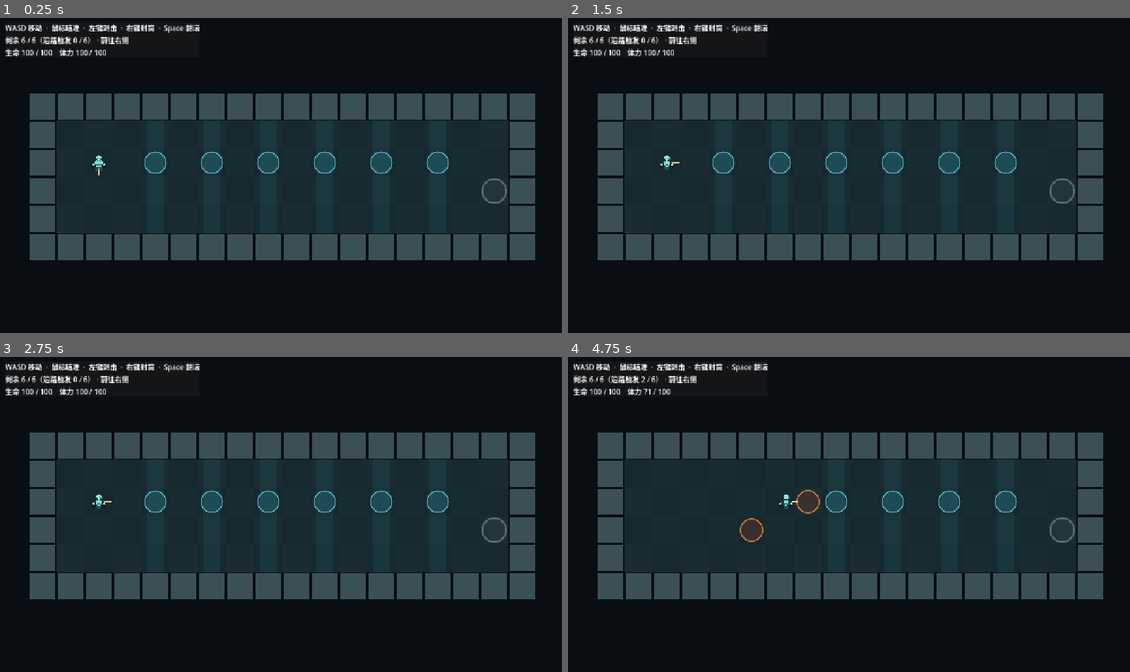
Above: before the commit, frames 1-4 (two rows, left to right).
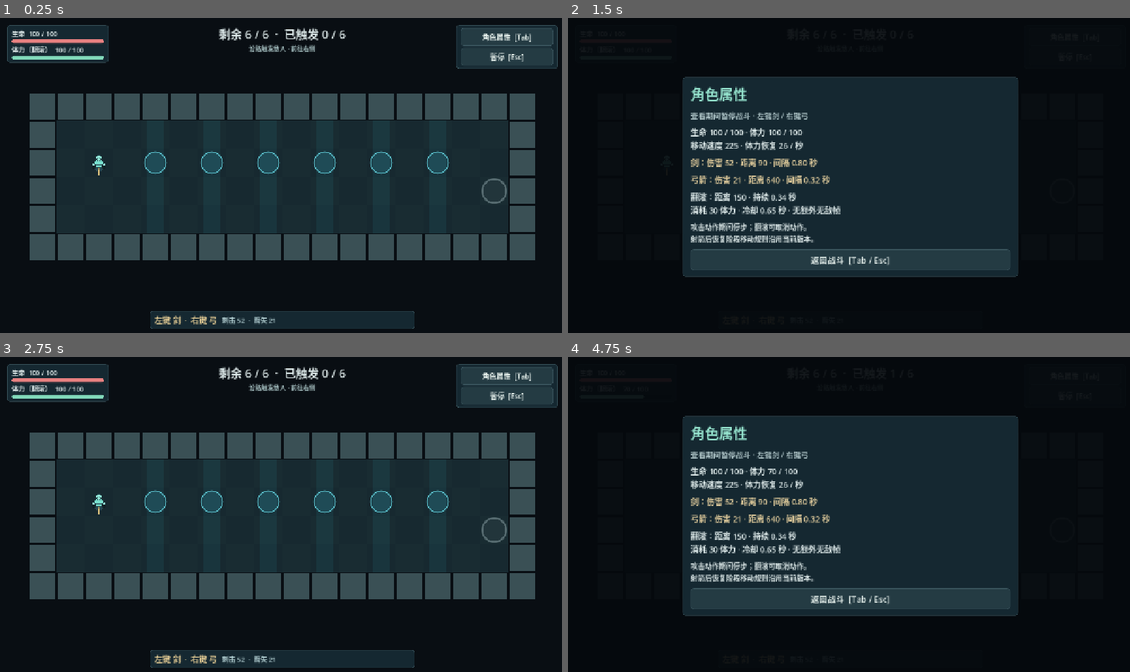
Above: after the commit, the same moments.

Repository: laoshiren912/wenjian
Game: Godot game, scene res://scenes/main_v32.tscn
Two runs of this game, one before a commit and one after it. Both use one fixed random seed, a clock stepped at 60 frames per second and the inputs below. Before the commit the project starts from res://scenes/corridor_trial.tscn.
Inputs (mouse positions are in pixels of both pictures, inside the frame that each line leads up to):
- Up to frame 1 (0.25 s): no input
- Up to frame 2 (1.5 s): click (1073, 36) at 0.5 s, where only the run after the commit has a clickable "角色属性 [Tab]"; click (1073, 55) at 1.25 s, where only the run after the commit has a clickable "暂停 [Esc]"
- Up to frame 3 (2.75 s): click (281, 599) at 2 s, where only the run after the commit has a clickable "返回战斗 [Tab / Esc]"
- Up to frame 4 (4.75 s): tap Enter at 2.75 s; move the mouse to (972, 498) at 2.77 s; press the mouse at (972, 498) at 2.78 s; hold D (move_right) 2.78-3.5 s; right-click (972, 498) at 3.05 s; release the mouse at (972, 498) at 3.5 s; drag from (736, 530) to (820, 580) at 3.52 s; tap Space (roll) at 4.25 s; move the mouse to (905, 445) at 4.27 s; hold D (move_right) from 4.28 s (still down); hold Space (roll) from 4.28 s (still down); click (905, 445) at 4.42 s; tap Tab (stats, bound only after the commit) at 4.55 s

The runs differ from the first frame. In frame 1, 8.1% of the frame differs, in the area x 1-100%, y 1-99%; in frame 2, 34%; in frame 3, 8.2%; in frame 4, 34%, in the area x 1-96%, y 1-83%.

Commit message:
完成 V3.2 关卡基础与界面整合

Diff:
--- a/project.godot
+++ b/project.godot
@@ -11,7 +11,7 @@
 [application]
 
 config/name="像素幸存者"
-run/main_scene="res://scenes/corridor_trial.tscn"
+run/main_scene="res://scenes/main_v32.tscn"
 config/features=PackedStringArray("4.7", "GL Compatibility")
 config/icon="res://icon.svg"
 
--- /dev/null
+++ b/scenes/main_v32.tscn
@@ -0,0 +1,26 @@
+[gd_scene load_steps=5 format=3]
+
+[ext_resource type="Script" path="res://scripts/room_game.gd" id="1"]
+[ext_resource type="Script" path="res://scripts/corridor_world.gd" id="2"]
+[ext_resource type="Script" path="res://scripts/combat_feedback.gd" id="3"]
+[ext_resource type="Script" path="res://scripts/room_hud.gd" id="4"]
+
+[node name="RoomGame" type="Node2D"]
+process_mode = 3
+script = ExtResource("1")
+
+[node name="World" type="Node2D" parent="."]
+process_mode = 1
+script = ExtResource("2")
+
+[node name="CombatFeedback" type="Node2D" parent="World"]
+z_index = 20
+script = ExtResource("3")
+
+[node name="Camera2D" type="Camera2D" parent="."]
+process_mode = 1
+position = Vector2(1280, 960)
+
+[node name="HUD" type="CanvasLayer" parent="."]
+process_mode = 3
+script = ExtResource("4")
--- a/scripts/corridor_trial.gd
+++ b/scripts/corridor_trial.gd
@@ -33,7 +33,7 @@
 	feedback.camera = $Camera2D
 	player.died.connect(_on_player_died)
 	player.damage_received.connect(func(amount: float): feedback.show_damage(player.global_position, amount, true))
-	restart_button.hide()
+	_set_restart_visible(false)
 	world.queue_redraw()
 	_update_status()
 
@@ -109,7 +109,10 @@
 	if world.portal_open and player.global_position.distance_to(world.cell_center(world.PORTAL_CELL)) < 34.0:
 		phase = "cleared"
 		status.text = "已抵达传送点 · 本次测试完成"
-		restart_button.show()
+		_set_restart_visible(true)
+
+func _set_restart_visible(visible: bool) -> void:
+	restart_button.visible = visible
 
 func _on_enemy_killed(_point: Vector2, _xp: int) -> void:
 	remaining -= 1
--- /dev/null
+++ b/scripts/room_game.gd
@@ -0,0 +1,120 @@
+extends "res://scripts/corridor_trial.gd"
+
+var menu_open := false
+var stats_open := false
+@onready var hud = $HUD
+
+func _setup_inputs() -> void:
+	super._setup_inputs()
+	for action in {"stats": KEY_TAB, "pause": KEY_ESCAPE}:
+		if not InputMap.has_action(action):
+			InputMap.add_action(action)
+			var key := InputEventKey.new()
+			key.physical_keycode = KEY_TAB if action == "stats" else KEY_ESCAPE
+			InputMap.action_add_event(action, key)
+
+func _build_ui() -> void:
+	status = hud.status_text
+	hud.pause_requested.connect(toggle_pause)
+	hud.stats_requested.connect(toggle_stats)
+	hud.resume_requested.connect(resume_room)
+	hud.restart_requested.connect(start_room)
+	feedback.hud_obstacles.assign(hud.combat_panels)
+
+func start_room() -> void:
+	get_tree().paused = false
+	menu_open = false
+	stats_open = false
+	# Actors include projectiles. Feedback lives outside Actors and needs its own reset.
+	for child in feedback.get_children():
+		child.free()
+	feedback.popups.clear()
+	feedback.bursts.clear()
+	feedback.shake_time = 0.0
+	feedback.shake_strength = 0.0
+	$Camera2D.offset = Vector2.ZERO
+	super.start_room()
+	hud.player = player
+	player.hurt.connect(hud.flash_damage)
+	hud.hurt_flash.color.a = 0.0
+	hud.notice_time = 0.0
+	hud.notice.text = ""
+	hud.update_room(remaining, total, triggered_count)
+
+func _set_restart_visible(visible: bool) -> void:
+	if visible:
+		_show_result(true)
+	else:
+		hud.hide_screen()
+
+func _physics_process(delta: float) -> void:
+	if not get_tree().paused:
+		super._physics_process(delta)
+
+func _process(_delta: float) -> void:
+	if is_instance_valid(player):
+		hud.update_room(remaining, total, triggered_count)
+
+func _update_status() -> void:
+	status.text = "敌人已清除 · 走到右侧传送点" if world.portal_open else "沿路触发敌人 · 前往右侧"
+
+func toggle_pause() -> void:
+	if menu_open:
+		resume_room()
+	elif phase == "combat":
+		menu_open = true
+		stats_open = false
+		get_tree().paused = true
+		hud.show_pause()
+
+func toggle_stats() -> void:
+	if menu_open:
+		resume_room()
+	elif phase == "combat":
+		menu_open = true
+		stats_open = true
+		get_tree().paused = true
+		hud.show_stats()
+
+func resume_room() -> void:
+	if not menu_open:
+		return
+	menu_open = false
+	stats_open = false
+	hud.hide_screen()
+	get_tree().paused = false
+
+func _on_player_died() -> void:
+	phase = "dead"
+	status.text = "角色倒下"
+	_show_result(false)
+
+func _show_result(completed: bool) -> void:
+	menu_open = false
+	stats_open = false
+	hud.update_room(remaining, total, triggered_count)
+	get_tree().paused = true
+	hud.show_room_result(completed, total - remaining, total)
+
+func _input(event: InputEvent) -> void:
+	if not event is InputEventKey or event.echo:
+		return
+	# OS-injected special keys can carry an unrelated scan code. Menu shortcuts
+	# use the logical key; player movement retains its existing physical bindings.
+	var code: int = event.keycode if event.keycode != 0 else event.physical_keycode
+	if get_tree().paused and code == KEY_SPACE:
+		get_viewport().set_input_as_handled()
+		return
+	if not event.pressed:
+		return
+	if phase in ["dead", "cleared"]:
+		if code in [KEY_ENTER, KEY_KP_ENTER, KEY_R]:
+			start_room()
+			get_viewport().set_input_as_handled()
+		return
+	if code == KEY_ESCAPE or event.is_action_pressed("pause"):
+		toggle_pause()
+		get_viewport().set_input_as_handled()
+	elif code == KEY_TAB or event.is_action_pressed("stats"):
+		toggle_stats()
+		get_viewport().set_input_as_handled()
--- /dev/null
+++ b/scripts/room_hud.gd
@@ -0,0 +1,41 @@
+extends "res://scripts/hud.gd"
+
+# Reuse the V3.1 layout; the room prototype exposes only its active systems.
+func _ready() -> void:
+	super._ready()
+	xp_text.get_parent().hide()
+	manual_text.hide()
+	for button in root.find_children("*", "Button", true, false):
+		button.focus_mode = Control.FOCUS_NONE
+
+func update_room(remaining: int, total: int, triggered: int) -> void:
+	update_game(0.0, total - remaining, 0.0)
+	timer_text.text = "剩余 %d / %d  ·  已触发 %d / %d" % [remaining, total, triggered, total]
+	weapon_detail.text = "刺击 %.0f  ·  箭矢 %.0f" % [float(SurvivorWeapon.DATA[0].damage) * player.damage_multiplier, float(SurvivorWeapon.DATA[2].damage) * player.damage_multiplier]
+
+func show_pause(_gold: int = -1) -> void:
+	var box := _screen("已暂停", "V3.2 · 关卡式基础整合")
+	box.add_child(_modal_label("WASD 移动 · 鼠标瞄准\n左键刺击 · 右键射箭 · 按住连续攻击\nSpace 翻滚 · Tab 查看属性 · Esc 继续\n\n沿路触发敌人，清除全部敌人后前往右侧传送点。", 18))
+	_add_button(box, "继续  [Esc]", func(): resume_requested.emit())
+	_add_button(box, "重新开始", func(): restart_requested.emit())
+
+func show_stats() -> void:
+	var box := _screen("角色属性", "查看期间暂停战斗 · 左键剑 / 右键弓")
+	box.add_child(_modal_label("生命 %.0f / %.0f · 体力 %.0f / %.0f\n移动速度 %.0f · 体力恢复 %.0f / 秒" % [player.health, player.max_health, player.stamina, player.max_stamina, player.speed, player.stamina_regen], 18))
+	for index in [0, 2]:
+		var data: Dictionary = SurvivorWeapon.DATA[index]
+		box.add_child(_modal_label("%s：伤害 %.0f · 距离 %.0f · 间隔 %.2f 秒" % [data.name, float(data.damage) * player.damage_multiplier, float(data.reach) + player.reach_bonus, float(data.cooldown) / player.attack_speed_multiplier], 18, Color("e1cc9c")))
+	box.add_child(_modal_label("翻滚：距离 %.0f · 持续 %.2f 秒\n消耗 %.0f 体力 · 冷却 %.2f 秒 · 无额外无敌帧" % [player.roll_distance, player.roll_duration, player.roll_stamina_cost, player.roll_cooldown], 18))
+	box.add_child(_modal_label("攻击动作期间停步；翻滚可取消动作。\n射箭后恢复阶段移动规则沿用当前版本。", 16))
+	_add_button(box, "返回战斗  [Tab / Esc]", func(): resume_requested.emit())
+
+func show_room_result(completed: bool, kills: int, total: int) -> void:
+	var box := _screen("本次测试完成" if completed else "角色倒下", "已抵达传送点；下一张地图尚未接入。" if completed else "生命耗尽，可以重新挑战。")
+	box.add_child(_modal_label("击败敌人 %d / %d" % [kills, total], 24))
+	_add_button(box, "重新开始  [Enter / R]", func(): restart_requested.emit())
+
+func _add_button(box: VBoxContainer, text: String, callback: Callable) -> void:
+	var button := PrototypeUI.button(text, callback)
+	# Space belongs to rolling; it must never activate a menu button.
+	button.focus_mode = Control.FOCUS_NONE
+	box.add_child(button)
--- a/tests/corridor_trial.gd
+++ b/tests/corridor_trial.gd
@@ -12,7 +12,7 @@
 	call_deferred("run")
 
 func run() -> void:
-	check(ProjectSettings.get_setting("application/run/main_scene") == "res://scenes/corridor_trial.tscn", "F5 starts corridor")
+	check(ResourceLoader.exists("res://scenes/corridor_trial.tscn"), "original corridor remains available")
 	var room = load("res://scenes/corridor_trial.tscn").instantiate()
 	root.add_child(room)
 	await process_frame
--- /dev/null
+++ b/tests/room_base.gd
@@ -0,0 +1,219 @@
+extends SceneTree
+
+# Controlled input/state fixtures, not a human playthrough.
+var checks := 0
+var failures := 0
+var game: Node
+
+func _initialize() -> void:
+	run.call_deferred()
+
+func check(ok: bool, message: String) -> void:
+	checks += 1
+	if not ok:
+		failures += 1
+	print(("PASS: " if ok else "FAIL: ") + message)
+
+func frames(count: int = 3) -> void:
+	for i in range(count):
+		await physics_frame
+	await process_frame
+
+func key(code: int, pressed: bool = true) -> void:
+	var event := InputEventKey.new()
+	event.physical_keycode = code
+	event.keycode = code
+	event.pressed = pressed
+	root.push_input(event, true)
+
+func mouse(pressed: bool, point: Vector2, right: bool = false) -> void:
+	var action := "ranged_attack" if right else "attack"
+	if pressed:
+		Input.action_press(action)
+	else:
+		Input.action_release(action)
+	var event := InputEventMouseButton.new()
+	event.button_index = MOUSE_BUTTON_RIGHT if right else MOUSE_BUTTON_LEFT
+	event.position = point
+	event.global_position = point
+	event.pressed = pressed
+	root.push_input(event, true)
+
+func button(prefix: String) -> Button:
+	for candidate in game.hud.root.find_children("*", "Button", true, false):
+		if candidate.is_visible_in_tree() and candidate.text.begins_with(prefix):
+			return candidate
+	assert(false, "Missing button " + prefix)
+	return null
+
+func click(prefix: String) -> void:
+	var point := button(prefix).get_global_rect().get_center()
+	mouse(true, point)
+	await frames()
+	mouse(false, point)
+	await frames()
+
+func visible_text(node: Node) -> String:
+	var result := ""
+	if node is Control and not node.is_visible_in_tree():
+		return result
+	if node is Label or node is Button:
+		result += node.text + "\n"
+	for child in node.get_children():
+		result += visible_text(child)
+	return result
+
+func snapshot(name: String) -> void:
+	await frames()
+	var bounds := Rect2(Vector2.ZERO, game.hud.root.size).grow(1)
+	for panel in game.hud.combat_panels:
+		check(bounds.encloses(panel.get_global_rect()), name + " HUD fits viewport")
+	if game.hud.overlay.visible:
+		check(bounds.encloses(game.hud.modal_panel.get_global_rect()), name + " modal fits viewport")
+	var text := visible_text(game.hud.root)
+	for inactive in ["金币", "技能点", "秘籍", "GM", "选择职业", "商店", "Lv."]:
+		check(not inactive in text, name + " hides " + inactive)
+	if OS.get_cmdline_user_args().has("--visual"):
+		await RenderingServer.frame_post_draw
+		root.get_texture().get_image().save_png("res://artifacts/runtime/v32_visual/" + name + ".png")
+
+func run() -> void:
+	check(ProjectSettings.get_setting("application/run/main_scene") == "res://scenes/main_v32.tscn", "F5 starts V3.2")
+	for path in ["main_v31", "main", "corridor_trial"]:
+		check(load("res://scenes/" + path + ".tscn") != null, path + " remains loadable")
+	game = load("res://scenes/main_v32.tscn").instantiate()
+	root.add_child(game)
+	current_scene = game
+	await frames()
+	check(not paused and not game.hud.overlay.visible and game.player.dual_attack_enabled, "direct single-hero entry")
+	check(game.player.speed == 225.0 and game.player.collision_mask == 5 and game.total == 6, "movement collision and six enemies preserved")
+	await click("暂停")
+	check(paused and game.menu_open and game.player.weapon.attack_count == 0, "HUD pause consumes click")
+	await click("继续")
+	check(not paused and game.player.weapon.attack_count == 0, "resume consumes click")
+	await click("角色属性")
+	check(paused and game.stats_open and game.player.weapon.attack_count == 0, "stats consumes click")
+	await click("返回战斗")
+	check(not paused, "stats button resumes")
+	key(KEY_SPACE)
+	await frames(2)
+	check(game.player.is_rolling() and not paused and game.player.stamina < 100.0, "Space rolls after menu clicks instead of activating buttons")
+	key(KEY_SPACE, false)
+	await frames(30)
+	key(KEY_TAB)
+	check(paused and game.stats_open, "Tab opens stats")
+	key(KEY_TAB, false)
+	key(KEY_TAB)
+	check(not paused, "Tab closes stats")
+	key(KEY_TAB, false)
+	var synthetic_tab := InputEventKey.new()
+	synthetic_tab.keycode = KEY_TAB
+	synthetic_tab.physical_keycode = KEY_SHIFT
+	synthetic_tab.pressed = true
+	root.push_input(synthetic_tab, true)
+	check(paused and game.stats_open, "logical Tab works with an OS-injected mismatched scan code")
+	key(KEY_ESCAPE)
+	key(KEY_ESCAPE, false)
+	check(not paused, "Esc returns from synthetic Tab stats")
+	mouse(true, Vector2(640, 380))
+	await frames(55)
+	check(game.player.weapon.attack_count >= 2, "held sword still repeats")
+	key(KEY_ESCAPE)
+	check(paused and not game.player._attack_held, "pause clears held sword")
+	key(KEY_ESCAPE, false)
+	key(KEY_ESCAPE)
+	key(KEY_ESCAPE, false)
+	var attacks: int = game.player.weapon.attack_count
+	await frames(55)
+	check(game.player.weapon.attack_count == attacks, "resume does not repeat old hold")
+	mouse(false, Vector2(640, 380))
+	mouse(true, Vector2(640, 380), true)
+	await frames()
+	check(game.player.ranged_weapon.attack_count > 0, "right click fires arrow")
+	game.player.notification(Node.NOTIFICATION_WM_WINDOW_FOCUS_OUT)
+	check(not game.player._ranged_held and not game.player._attack_held, "focus-loss handler clears holds (simulated notification)")
+	mouse(false, Vector2(640, 380), true)
+	game.start_room()
+	# Queue an emergence and a projectile, then prove both clocks stop under pause.
+	game.player.global_position.x = game.world.cell_center(Vector2i(15, 14)).x
+	await frames(2)
+	check(game.encounters.size() == 1 and game.encounters[0].state == "warning", "walking over trigger starts warning")
+	game.player.global_position = game.world.cell_center(Vector2i(13, 14))
+	var projectile = load("res://scenes/projectile.tscn").instantiate()
+	game.world.actors.add_child(projectile)
+	projectile.global_position = game.player.global_position + Vector2(0, 20)
+	game.feedback.show_damage(game.player.global_position, 1, false)
+	game.toggle_pause()
+	var warning_time: float = game.encounters[0].time
+	var projectile_position: Vector2 = projectile.position
+	var player_position: Vector2 = game.player.position
+	var popup_age: float = game.feedback.popups[0].age
+	await frames(10)
+	check(game.encounters[0].time == warning_time and projectile.position == projectile_position and game.player.position == player_position and game.feedback.popups[0].age == popup_age, "pause freezes emergence projectile player and feedback")
+	await click("重新开始")
+	check(not paused and game.remaining == 6 and game.encounters.is_empty() and game.world.actors.get_child_count() == 1 and game.feedback.popups.is_empty() and game.feedback.bursts.is_empty() and game.get_node("Camera2D").offset == Vector2.ZERO, "pause restart cleans actors projectiles feedback and camera")
+	# Exercise all six inherited encounters through the new controller.
+	game.set_physics_process(false)
+	game.player.set_physics_process(false)
+	for i in range(6):
+		game.player.global_position.x = game.world.cell_center(Vector2i(game.world.TRIGGER_X[i], 14)).x
+		game._physics_process(0.01)
+		var entry: Dictionary = game.encounters[i]
+		var enemy: SurvivorEnemy = entry.enemy
+		check(enemy.encounter_id == -1 and not enemy.dodge_enabled and enemy.emerging, "trigger %d preserves current AI and protection" % i)
+		game._physics_process(0.61)
+		game.player.global_position = enemy.global_position
+		game._physics_process(0.61)
+		check(entry.state == "rising" and enemy.collision_layer == 0, "trigger %d waits for occupied spawn" % i)
+		game.player.global_position = game.world.cell_center(Vector2i(13, 14))
+		game._physics_process(0.01)
+		enemy.set_physics_process(false)
+		check(entry.state == "active" and not enemy.emerging, "trigger %d activates" % i)
+		enemy.take_damage(10000, Vector2.ZERO)
+		await process_frame
+		check(game.world.portal_open == (i == 5) and not paused, "trigger %d exit gating without automatic result" % i)
+	check(game.player.level == 1 and game.player.skill_points == 0 and game.player.manuals.is_empty(), "no growth or manuals enabled")
+	game.player.global_position = game.world.cell_center(game.world.PORTAL_CELL)
+	game._physics_process(0.01)
+	check(paused and game.phase == "cleared" and game.hud.overlay.visible, "portal opens completed modal and pauses world")
+	key(KEY_SPACE)
+	key(KEY_SPACE, false)
+	await frames()
+	check(game.phase == "cleared" and paused, "Space cannot restart result")
+	key(KEY_ENTER)
+	key(KEY_ENTER, false)
+	check(game.phase == "combat" and not paused and not game.world.portal_open, "Enter restarts completed room")
+	game.player.take_damage(10000, Vector2.ZERO)
+	check(game.phase == "dead" and paused, "death pauses and shows result")
+	key(KEY_R)
+	key(KEY_R, false)
+	check(game.phase == "combat" and not paused and game.player.health == 100.0, "R restarts death")
+	for dimensions in [Vector2i(960, 540), Vector2i(1280, 720)]:
+		root.size = dimensions
+		game.start_room()
+		var suffix := "%dx%d" % [dimensions.x, dimensions.y]
+		await snapshot("combat_" + suffix)
+		game.toggle_pause()
+		await snapshot("pause_" + suffix)
+		game.resume_room()
+		game.toggle_stats()
+		await snapshot("stats_" + suffix)
+		game.resume_room()
+		game.player.take_damage(10000, Vector2.ZERO)
+		await snapshot("dead_" + suffix)
+		game.start_room()
+		game.phase = "cleared"
+		game.remaining = 0
+		game.triggered_count = game.total
+		game.world.triggered.assign([true, true, true, true, true, true])
+		game.world.portal_open = true
+		game.world.queue_redraw()
+		game.player.global_position = game.world.cell_center(game.world.PORTAL_CELL)
+		game._update_status()
+		game._show_result(true)
+		await snapshot("complete_" + suffix)
+	paused = false
+	game.queue_free()
+	await process_frame
+	print("ROOM BASE: %d checks, %d failures; controlled fixtures, not human playtest" % [checks, failures])
+	quit(1 if failures else 0)
--- /dev/null
+++ b/tests/room_desktop_probe.gd
@@ -0,0 +1,18 @@
+extends SceneTree
+
+# Diagnostic for OS-level injected keys, not a normal-difficulty playthrough.
+class KeyProbe extends Node:
+	func _input(event: InputEvent) -> void:
+		if event is InputEventKey and event.pressed:
+			print("DESKTOP KEY code=%d physical=%d stats=%s pause=%s" % [event.keycode, event.physical_keycode, event.is_action_pressed("stats"), event.is_action_pressed("pause")])
+
+func _initialize() -> void:
+	start.call_deferred()
+
+func start() -> void:
+	var game = load("res://scenes/main_v32.tscn").instantiate()
+	root.add_child(game)
+	current_scene = game
+	var probe := KeyProbe.new()
+	probe.process_mode = Node.PROCESS_MODE_ALWAYS
+	root.add_child(probe)
Binary file added: artifacts/v32_review_2026-11-03/combat_1280x720.png
Binary file added: artifacts/v32_review_2026-11-03/combat_960x540.png
Binary file added: artifacts/v32_review_2026-11-03/complete_1280x720.png
Binary file added: artifacts/v32_review_2026-11-03/complete_960x540.png
Binary file added: artifacts/v32_review_2026-11-03/dead_1280x720.png
Binary file added: artifacts/v32_review_2026-11-03/dead_960x540.png
Binary file added: artifacts/v32_review_2026-11-03/pause_1280x720.png
Binary file added: artifacts/v32_review_2026-11-03/pause_960x540.png
Binary file added: artifacts/v32_review_2026-11-03/stats_1280x720.png
Binary file added: artifacts/v32_review_2026-11-03/stats_960x540.png
Not shown, added: scripts/room_game.gd.uid
Not shown, added: scripts/room_hud.gd.uid
(and 18 more such lines)
